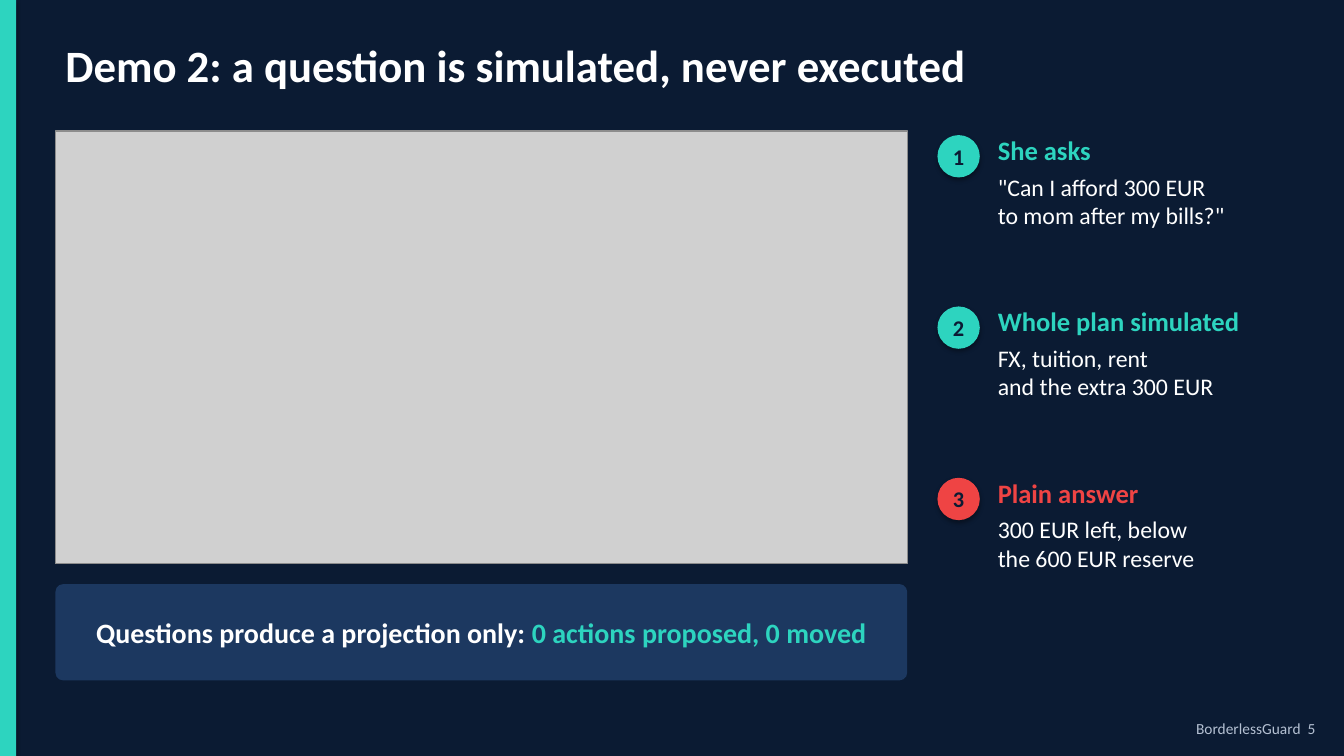
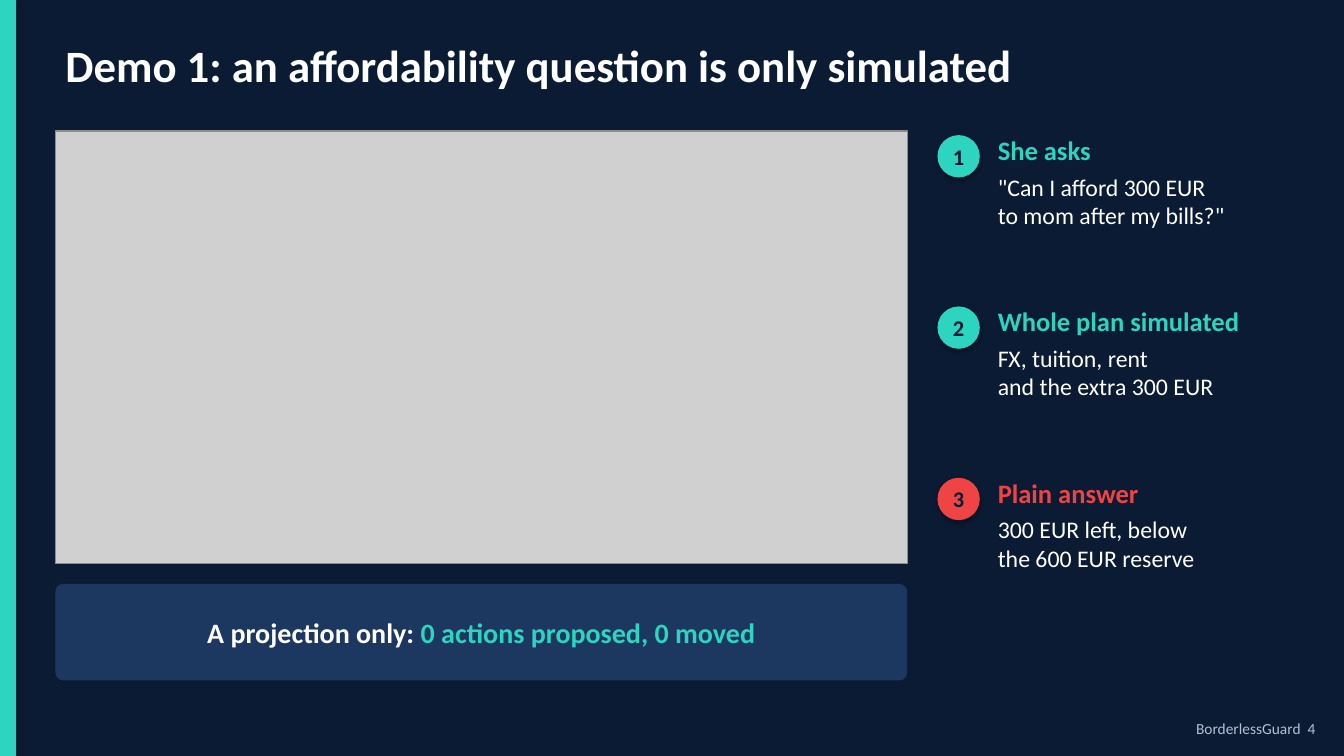
Before and after one commit to Arracheur2Bonnet/Borderless, a slide deck: slide 4 of deliverables/pitch/BorderlessGuard_deck.pptx (slide 5 before the commit). Drawn at 1344x756 pixels with LibreOffice and Linux fonts; fonts in the diff are those of the drawing; grey boxes stand for pictures. Boxes give left, top, right and bottom in pixels: in the first picture for what was removed or moved away, otherwise in the second. Text is boxed around its words. In the diff, an @@ line names an element or a change of style, - is before the commit and + after.

```diff
--- a/deliverables/pitch/BorderlessGuard_deck.pptx
+++ b/deliverables/pitch/BorderlessGuard_deck.pptx
@@ text at (65, 50, 1012, 89): text changed @@
-Demo 2: a question is simulated, never executed
+Demo 1: an affordability question is only simulated
@@ text in rounded rectangle at (207, 623, 755, 648): text changed; text colour #FFFFFF to #2DD4BF @@
-Questions produce a projection only: 0 actions proposed, 0 moved
+A projection only: 0 actions proposed, 0 moved
@@ text at (1196, 723, 1316, 734): text changed @@
-BorderlessGuard 5
+BorderlessGuard 4
```
Also in this commit, not shown: 12 other slides changed, 1 slide added, 1 slide removed, 19 other files.
